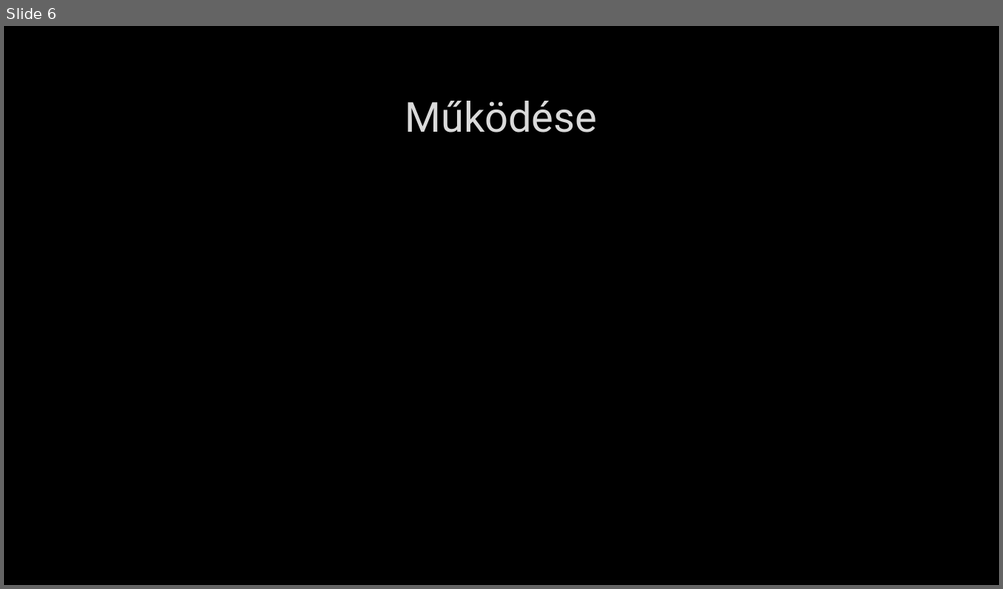
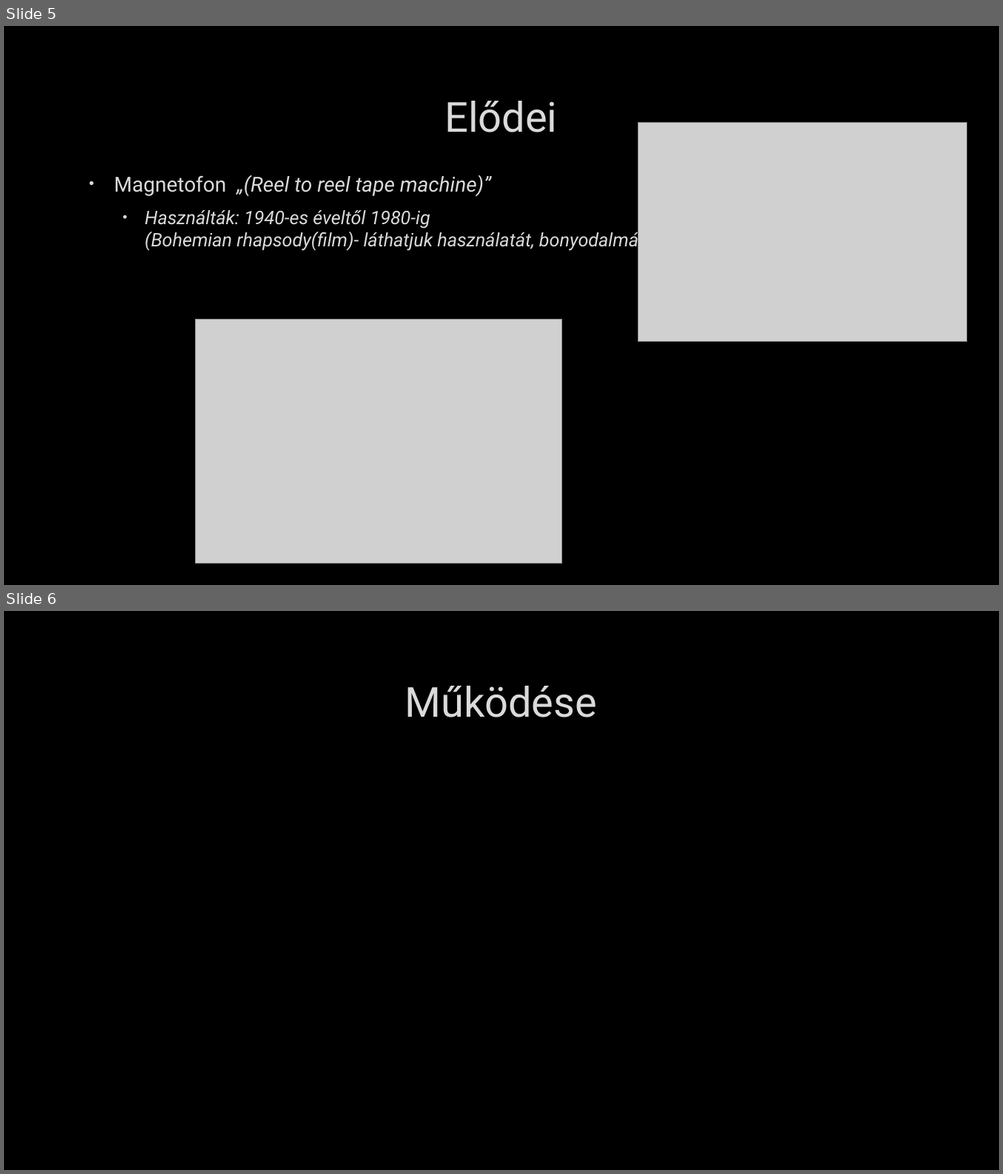
Before and after one commit to TatraiDominik/DAW-PPT, a slide deck: DAW.pptx. Shown one above the other, each under a label of ours: slide 6 before the commit, slides 5 and 6 after it. The pictures are 1003x589 and 1003x1174 pixels, drawn with LibreOffice and Linux fonts; fonts in the diff are those of the drawing; grey boxes stand for pictures; background and template pictures are left out. Boxes give left, top, right and bottom in pixels: in the first picture for what was removed or moved away, otherwise in the second. Text is boxed around its words. In the diff, an @@ line names an element or a change of style, - is before the commit and + after.

```diff
--- a/DAW.pptx
+++ b/DAW.pptx
@@ slide 5 added at (x1=4, y1=26, x2=999, y2=585), background picture (left out) @@
@@ title added at (x1=444, y1=101, x2=557, y2=133), 40 pt, text #DADADA @@
+Elődei
@@ picture added at (x1=638, y1=123, x2=967, y2=341) @@
@@ text added at (x1=114, y1=175, x2=644, y2=251), 18 pt, text #DADADA, italic @@
+• Magnetofon „(Reel to reel tape machine)”
+  • Használták: 1940-es éveltől 1980-ig
+    (Bohemian rhapsody(film)- láthatjuk használatát, bonyodalmát
@@ picture added at (x1=196, y1=319, x2=562, y2=563) @@
```
Also in this commit, not shown: 3 slides changed, 1 slide removed.
